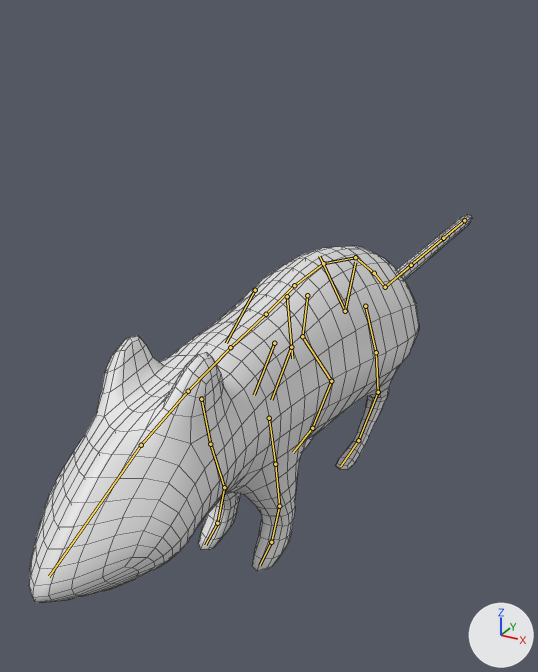
A saved change to the Blender file Models/RatCharacter/rat.blend.
Both versions are drawn from a 50 mm camera at (1.09, -2.26, 1.74) aimed at (-0.25, 0.18, 0.52). The axes (+X, +Y, +Z) are drawn at lower right. The lights are the same throughout. The bones that bend it are drawn over the model as lines. Mesh edges are drawn as thin lines.

Objects in the first picture: 'Rat'.
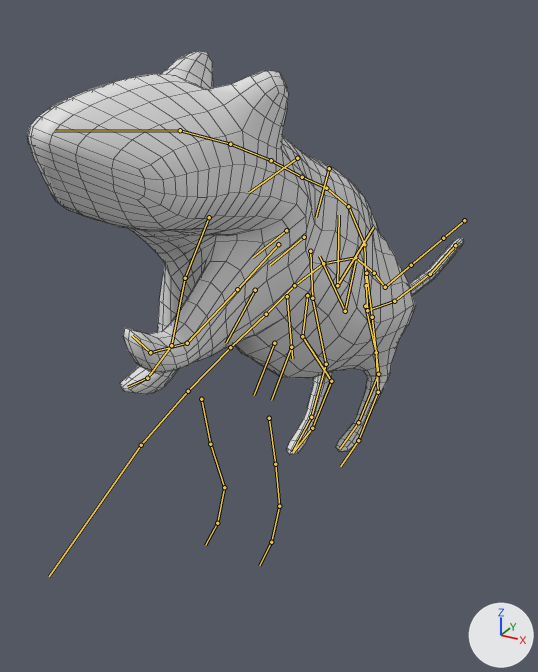
The newer file adds an action. The first version stands in its rest pose; the second is drawn at frame 10 of the action 'Jump'.

Location of each change, (x1, y1, x2, y2) in pixels of the pictures (538 x 672 px):
'Rat', posed
    before: (29, 215, 472, 603)
    after: (27, 51, 464, 455)

The change, as a diff of the scene's bpy script:
```diff
--- a/Models/RatCharacter/rat.blend.py
+++ b/Models/RatCharacter/rat.blend.py
@@ bone_torso @@
 bone_torso = bpy.data.objects['rig'].pose.bones['torso']  # child of 'MCH-torso.parent'
-bone_torso.rotation_quaternion = (1.0, 0.0, 0.0, 0.0)  # degrees (0, 0, 0)
+bone_torso.rotation_quaternion = (0.961, -0.26, 0.095, -0.01)  # degrees (-31, 10, -4)
@@ bone_spine_master_003 @@
 bone_spine_master_003 = bpy.data.objects['rig'].pose.bones['spine_master.003']  # child of 'tweak_spine.004'
-bone_spine_master_003.rotation_quaternion = (1.0, 0.0, 0.0, 0.0)  # degrees (0, 0, 0)
+bone_spine_master_003.rotation_quaternion = (0.997, 0.081, -0.011, 0.011)  # degrees (9, -1, 1)
@@ bone_front_foot_ik_l @@
 bone_front_foot_ik_l = bpy.data.objects['rig'].pose.bones['front_foot_ik.L']  # child of 'MCH-front_foot_ik.parent.L'
-bone_front_foot_ik_l.location = (0.0, 0.0, 0.0)
-bone_front_foot_ik_l.rotation_quaternion = (1.0, 0.0, 0.0, 0.0)  # degrees (0, 0, 0)
+bone_front_foot_ik_l.location = (-0.09, -0.45, 0.99)
+bone_front_foot_ik_l.rotation_quaternion = (0.802, -0.59, 0.085, -0.043)  # degrees (-73, 5, -10)
@@ bone_front_foot_ik_r @@
 bone_front_foot_ik_r = bpy.data.objects['rig'].pose.bones['front_foot_ik.R']  # child of 'MCH-front_foot_ik.parent.R'
-bone_front_foot_ik_r.location = (0.0, 0.0, 0.0)
-bone_front_foot_ik_r.rotation_quaternion = (1.0, 0.0, 0.0, 0.0)  # degrees (0, 0, 0)
+bone_front_foot_ik_r.location = (-0.1, -0.22, 0.7)
+bone_front_foot_ik_r.rotation_quaternion = (0.961, -0.26, 0.095, -0.01)  # degrees (-31, 10, -4)
@@ bone_foot_ik_l @@
 bone_foot_ik_l = bpy.data.objects['rig'].pose.bones['foot_ik.L']  # child of 'MCH-foot_ik.parent.L'
-bone_foot_ik_l.location = (0.0, 0.0, 0.0)
+bone_foot_ik_l.location = (0.0, 0.03, 0.0)
@@ bone_foot_ik_r @@
 bone_foot_ik_r = bpy.data.objects['rig'].pose.bones['foot_ik.R']  # child of 'MCH-foot_ik.parent.R'
-bone_foot_ik_r.rotation_quaternion = (1.0, 0.0, 0.0, 0.0)  # degrees (0, 0, 0)
+bone_foot_ik_r.rotation_quaternion = (0.988, 0.154, 0.0, 0.0)  # degrees (18, 0, 0)
```
